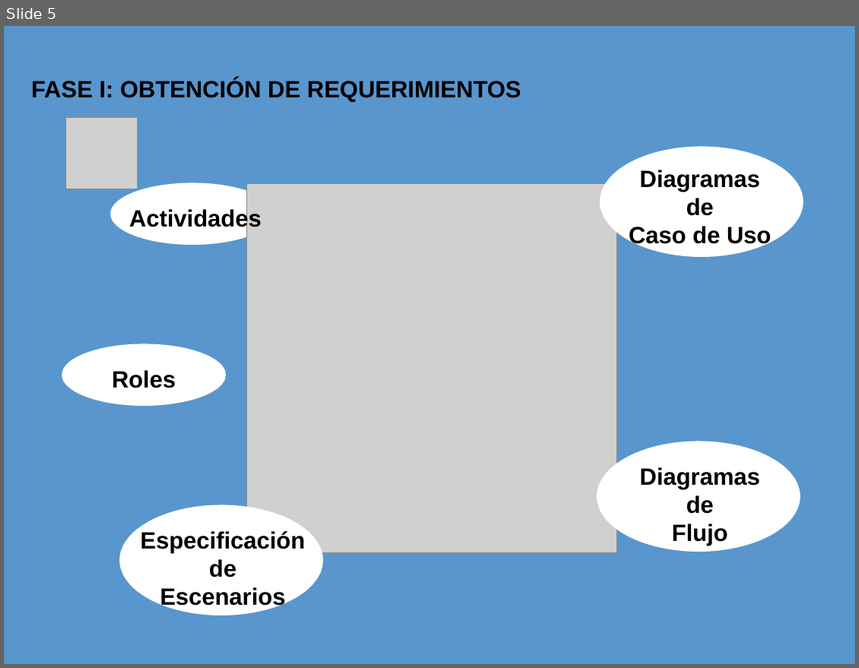
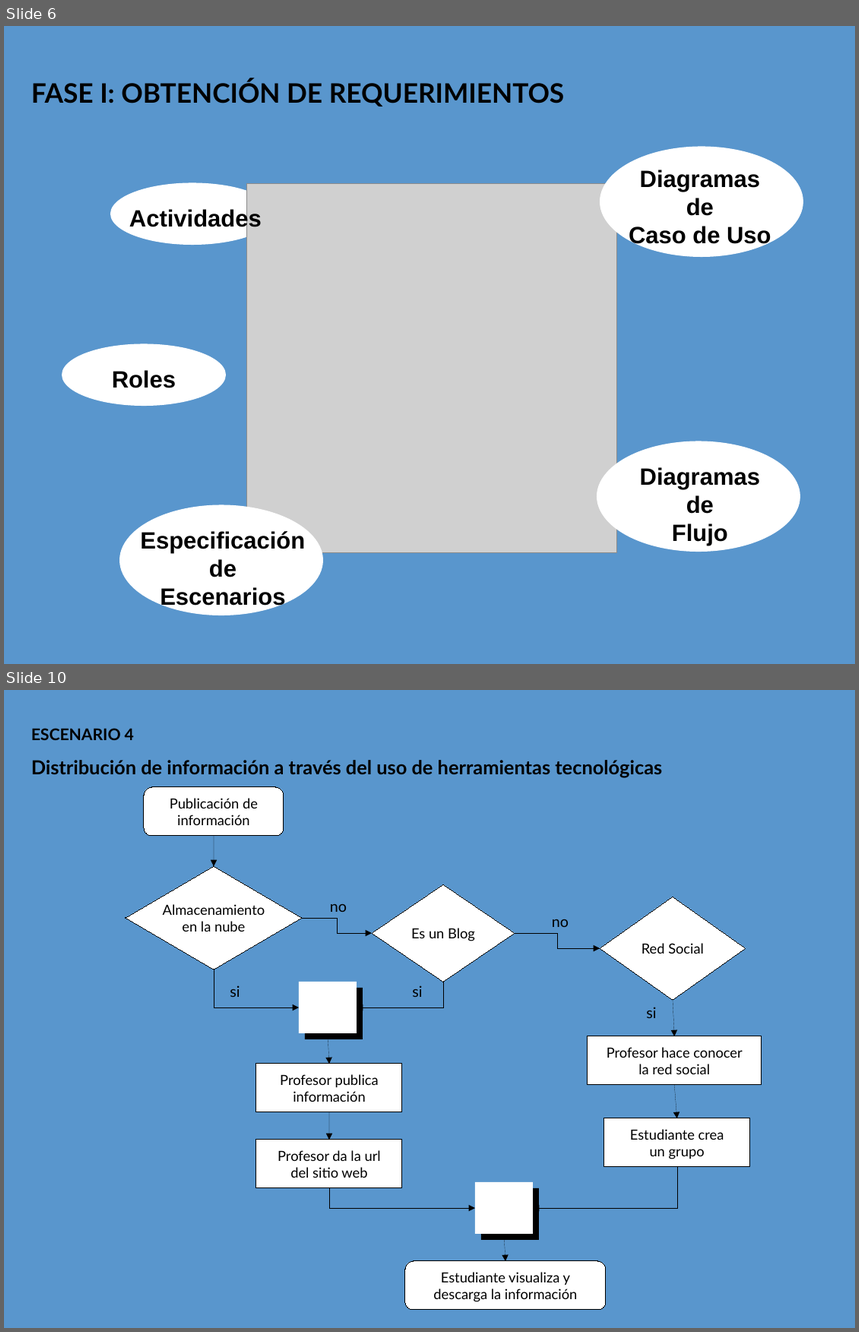
Before and after one commit to heric1812/eduais-proyecto-investigacion, a slide deck: diapositivas/PGrado2_Presentación.odp. Shown one above the other, each under a label of ours: slide 5 before the commit, slides 6 and 10 after it; the slides between them are not shown. The pictures are 859x668 and 859x1332 pixels, drawn with LibreOffice and Linux fonts; fonts in the diff are those of the drawing; grey boxes stand for pictures. Boxes give left, top, right and bottom in pixels: in the first picture for what was removed or moved away, otherwise in the second. Text is boxed around its words. In the diff, an @@ line names an element or a change of style, - is before the commit and + after.

```diff
--- a/diapositivas/PGrado2_Presentación.odp
+++ b/diapositivas/PGrado2_Presentación.odp
@@ slide 10 added at [4,690,855,1328], background #FFFFFF @@
@@ rectangle added at [4,690,855,1328], fill #5996CD @@
@@ text added at [31,728,662,778], 18 pt, text #000000, bold @@
+ESCENARIO 4
+Distribución de información a través del uso de herramientas tecnológicas
@@ rounded rectangle added at [144,787,284,836], fill #FFFFFF, outline #000000 0 pt, 13 pt, text #000000 @@
+Publicación de
+información
@@ arrow added from (214, 836) to (214, 866), #000000 0 pt @@
@@ diamond added at [126,866,301,970], fill #FFFFFF, outline #000000 0 pt, 13 pt, text #000000 @@
+Almacenamiento
+en la nube
@@ diamond added at [372,885,515,982], fill #FFFFFF, outline #000000 0 pt, 13 pt, text #000000 @@
+Es un Blog
@@ text added at [330,904,347,912], 14 pt, text #000000 @@
+no
@@ diamond added at [601,897,747,1001], fill #FFFFFF, outline #000000 0 pt, 13 pt, text #000000 @@
+Red Social
@@ elbow arrow added from (302, 918) to (372, 933), #000000 0 pt @@
@@ elbow arrow added from (515, 933) to (601, 948), #000000 0 pt @@
@@ text added at [552,920,569,927], 14 pt, text #000000 @@
+no
@@ elbow arrow added from (214, 970) to (299, 1008), #000000 0 pt @@
@@ text added at [230,986,240,997], 14 pt, text #000000 @@
+si
@@ rectangle added at [299,982,357,1034], fill #FFFFFF @@
@@ elbow arrow added from (443, 982) to (357, 1008), #000000 0 pt @@
@@ text added at [412,986,422,997], 14 pt, text #000000 @@
+si
@@ text added at [646,1007,656,1018], 14 pt, text #000000 @@
+si
@@ arrow added from (673, 1001) to (674, 1037), #000000 0 pt @@
@@ arrow added from (328, 1034) to (329, 1064), #000000 0 pt @@
@@ rectangle added at [588,1037,762,1085], fill #FFFFFF, outline #000000 0 pt, 13 pt, text #000000 @@
+Profesor hace conocer
+la red social
@@ rectangle added at [256,1064,402,1113], fill #FFFFFF, outline #000000 0 pt, 13 pt, text #000000 @@
+Profesor publica
+información
@@ arrow added from (674, 1085) to (677, 1119), #000000 0 pt @@
@@ arrow added from (329, 1113) to (329, 1141), #000000 0 pt @@
@@ rectangle added at [604,1119,750,1167], fill #FFFFFF, outline #000000 0 pt, 13 pt, text #000000 @@
+Estudiante crea
+un grupo
@@ rectangle added at [256,1141,402,1189], fill #FFFFFF, outline #000000 0 pt, 13 pt, text #000000 @@
+Profesor da la url
+del sitio web
@@ elbow arrow added from (677, 1167) to (533, 1208), #000000 0 pt @@
@@ elbow arrow added from (329, 1189) to (475, 1208), #000000 0 pt @@
@@ rectangle added at [475,1182,533,1235], fill #FFFFFF @@
@@ arrow added from (505, 1235) to (506, 1262), #000000 0 pt @@
@@ rounded rectangle added at [405,1262,607,1310], fill #FFFFFF, outline #000000 0 pt, 13 pt, text #000000 @@
+Estudiante visualiza y
+descarga la información
@@ what was slide 5 is now slide 6 @@
@@ slide 6 changed as well @@
@@ text "FASE I: OBTENCIÓN DE REQUERIMIENTOS" at [31,80,564,107]: size 22 to 25 pt, font Arial to Lato @@
@@ picture removed at [66,117,138,189] @@
```
Also in this commit, not shown: 8 other slides changed, 6 other slides added, 38 other files.
